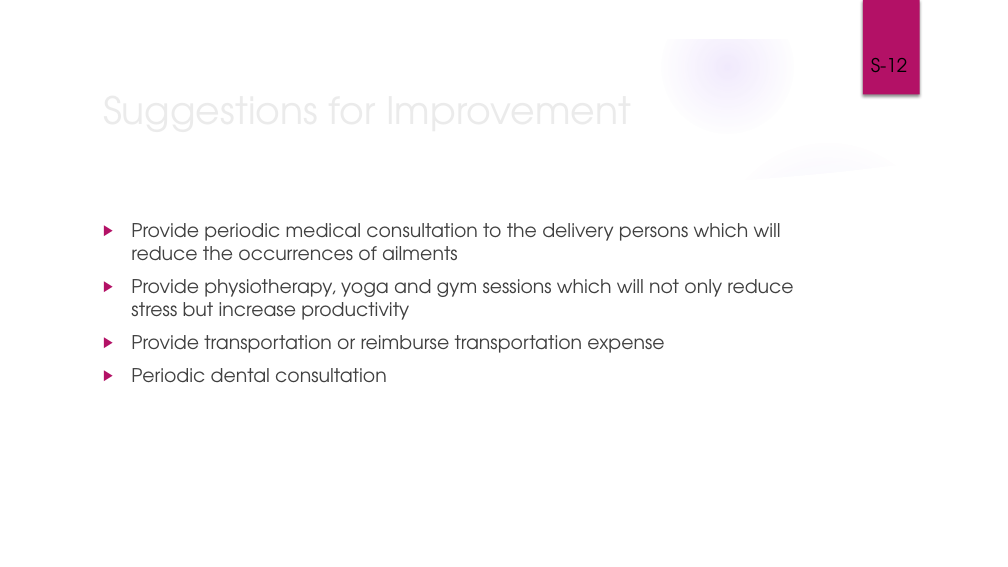
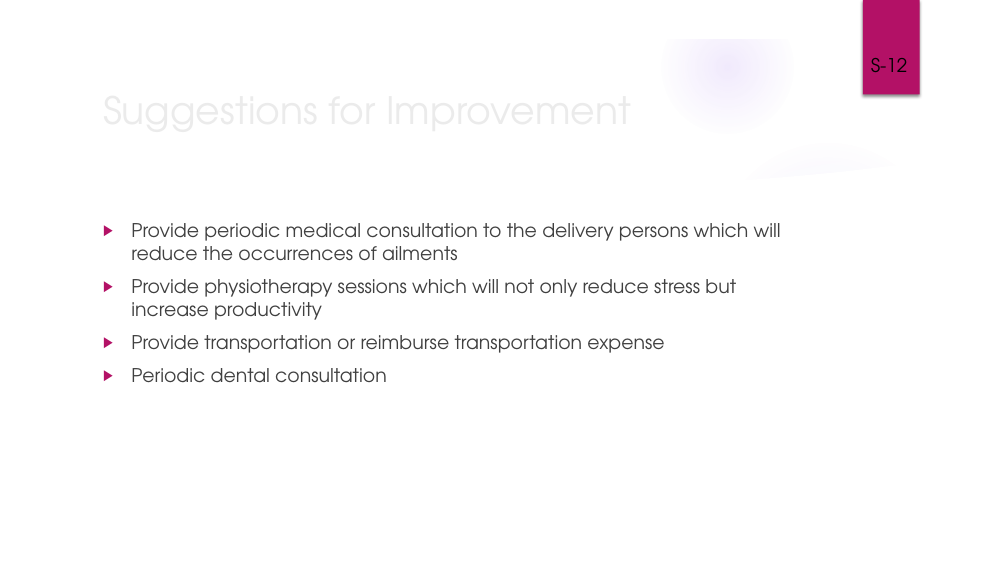
Before and after one commit to samarth-malhotra/DM_ASSIGNMENT, a slide deck: slide 12 of G9_Assignment_Presentation.ipynb.pptx. Drawn at 1008x567 pixels with LibreOffice and Linux fonts; fonts in the diff are those of the drawing; background and template pictures are left out. Boxes give left, top, right and bottom in pixels: in the first picture for what was removed or moved away, otherwise in the second. Text is boxed around its words. In the diff, an @@ line names an element or a change of style, - is before the commit and + after.

Commit message:
added ppt

```diff
--- a/G9_Assignment_Presentation.ipynb.pptx
+++ b/G9_Assignment_Presentation.ipynb.pptx
@@ text at <box>131,279,736,320</box>: text changed @@
-▶ Provide physiotherapy, yoga and gym sessions which will not only reduce stress but increase productivity
+▶ Provide physiotherapy sessions which will not only reduce stress but increase productivity
```
